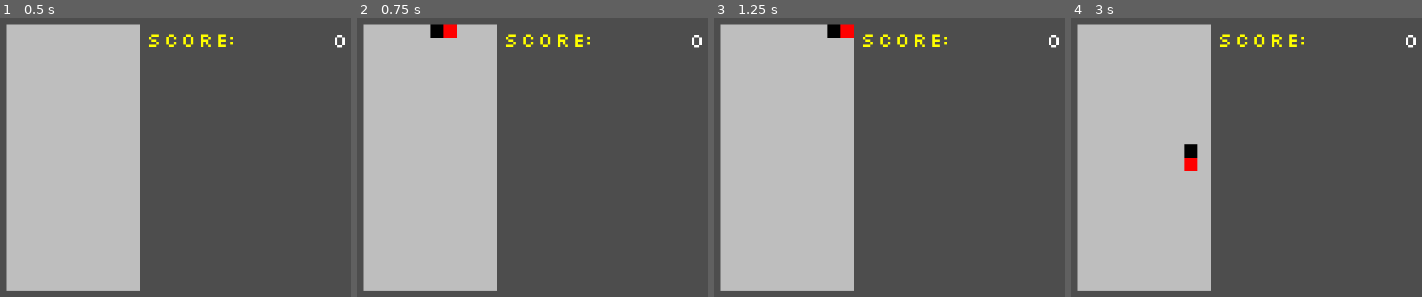
Above: before the commit, frames 1-4 (left to right).
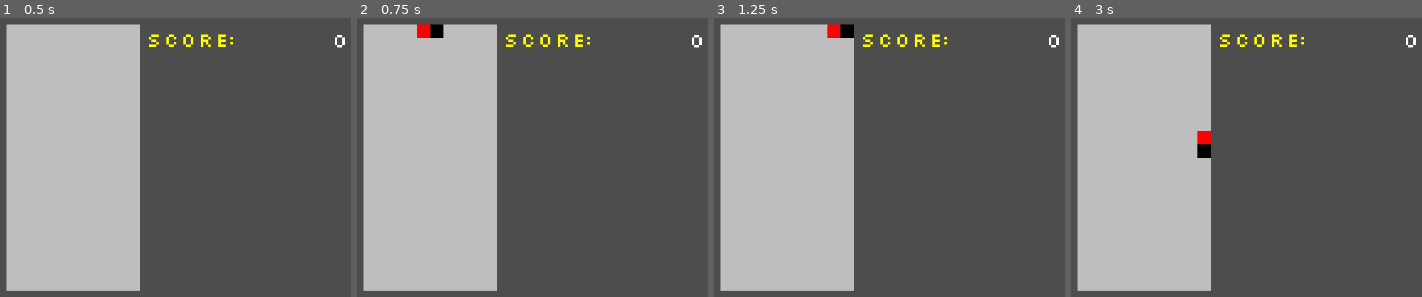
Above: after the commit, the same moments.

Repository: AsgerHB/create-jam-spring-2025
Game: Godot game, scene res://Scenes/Run.tscn
The game is run twice, just before and just after one commit, with the same random seed, the same clock (stepped at 60 frames per second) and the same inputs.
Inputs:
- Up to frame 1 (0.5 s): no input
- Up to frame 2 (0.75 s): tap Enter at 0.5 s; hold Right (ui_right) from 0.53 s (still down)
- Up to frame 3 (1.25 s): keep holding Right (ui_right)
- Up to frame 4 (3 s): release Right (ui_right) at 1.28 s; hold Down (ui_down) 1.28-2.03 s; hold Right (ui_right) 2.03-2.78 s; hold Up (ui_up) from 2.78 s (still down)

Frame 1 is identical in both runs. In frame 2, 0.4% of the frame differs, in the area x 17-29%, y 2-8%; in frame 3, 0.4%; in frame 4, 0.8%, in the area x 32-40%, y 40-55%.

Commit message:
Added balloon

Diff:
--- a/Scripts/Cell.gd
+++ b/Scripts/Cell.gd
@@ -6,6 +6,7 @@
 enum Type {
 	Standard,
 	Sand,
+	Balloon,
 	Gold,
 	Bomb,
 }
@@ -13,6 +14,7 @@
 const cell_complexity_score = {
 	Type.Standard: 1,
 	Type.Sand: 2,
+	Type.Balloon: 2,
 	Type.Gold: 2,
 	Type.Bomb: 3,
 }
@@ -93,6 +95,8 @@
 			draw_rect(rec, Color.RED)
 		Type.Sand:
 			draw_rect(rec, Color.SANDY_BROWN)
+		Type.Balloon:
+			draw_rect(rec, Color.BLUE)
 		Type.Gold:
 			draw_rect(rec, Color.GOLD)
 		Type.Bomb:
@@ -129,6 +133,9 @@
 		Type.Sand:
 			if tick % 3 == 0:
 				game.try_move_cell(grid_pos.x, grid_pos.y, grid_pos.x, grid_pos.y + 1)
+		Type.Balloon:
+			if tick % 3 == 0:
+				game.try_move_cell(grid_pos.x, grid_pos.y, grid_pos.x, grid_pos.y - 1)
 		Type.Gold:
 			if tick % 12 == 0:
 				game.score_counter.apply_score(1, 1)
